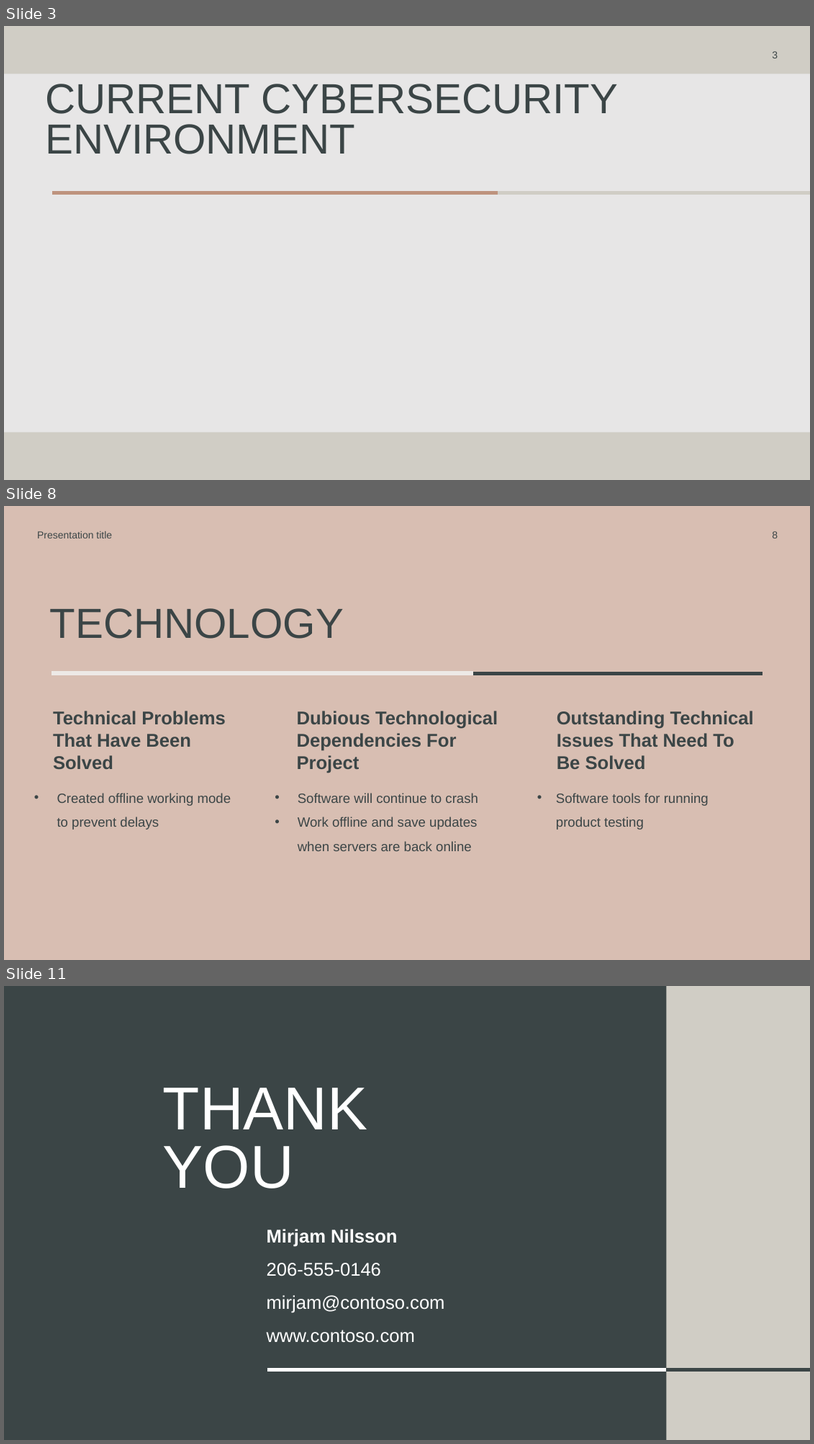
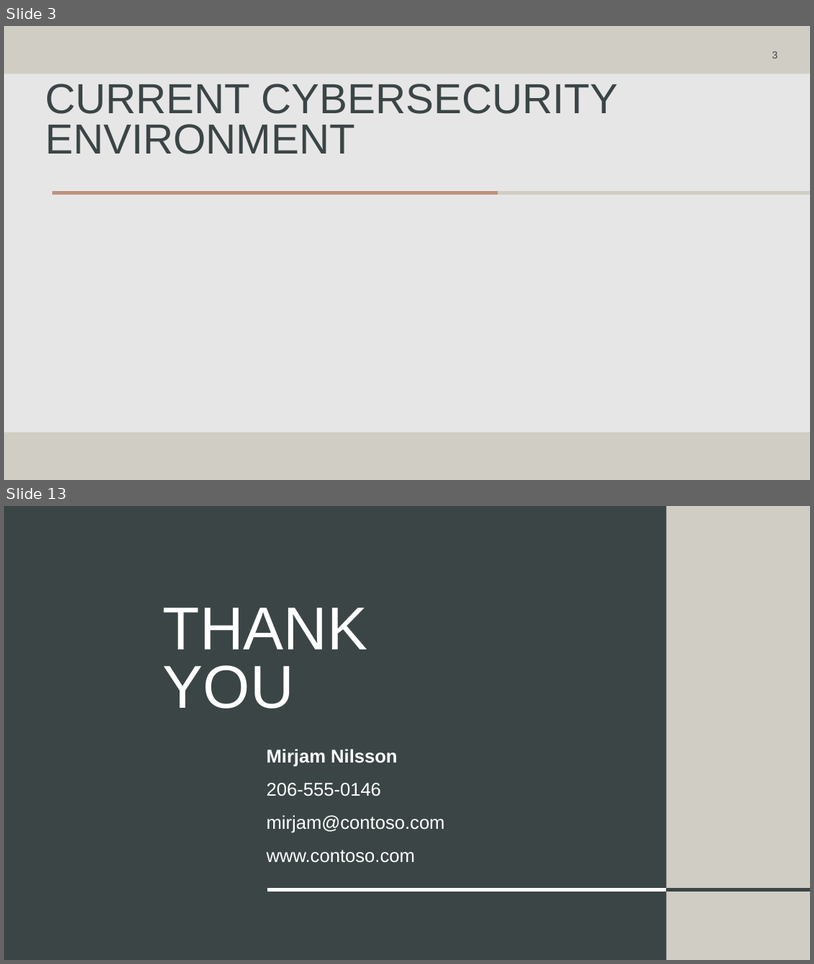
Before and after one commit to rcoon1/GCU-Masters, a slide deck: CYB-690/Topic 2/Security Framework RCoon.pptx. Shown one above the other, each under a label of ours: slides 3, 8 and 11 before the commit, slides 3 and 13 after it; the slides between them are not shown. The pictures are 814x1444 and 814x964 pixels, drawn with LibreOffice and Linux fonts; fonts in the diff are those of the drawing. Boxes give left, top, right and bottom in pixels: in the first picture for what was removed or moved away, otherwise in the second. Text is boxed around its words. In the diff, an @@ line names an element or a change of style, - is before the commit and + after.

```diff
--- a/CYB-690/Topic 2/Security Framework RCoon.pptx
+++ b/CYB-690/Topic 2/Security Framework RCoon.pptx
@@ slide 8 removed at [4, 506, 810, 960], background #D8BEB2 @@
@@ text removed at [37, 531, 112, 538] @@
-Presentation title
@@ page number removed at [772, 531, 778, 538] @@
-8
@@ title removed at [50, 608, 344, 638] @@
-TECHNOLOGY
@@ line removed from (52, 673) to (474, 673) @@
@@ line removed from (474, 674) to (763, 674) @@
@@ text removed at [53, 710, 226, 769] @@
-Technical Problems That Have Been
-Solved
@@ text removed at [297, 710, 498, 773] @@
-Dubious Technological Dependencies For Project
@@ text removed at [557, 710, 754, 769] @@
-Outstanding Technical Issues That Need To Be Solved
@@ text removed at [57, 793, 232, 829] @@
-• Created offline working mode to prevent delays
@@ text removed at [298, 793, 478, 851] @@
-• Software will continue to crash
-• Work offline and save updates when servers are back online
@@ text removed at [556, 793, 709, 829] @@
-• Software tools for running product testing
@@ what was slide 11 is now slide 13 @@
```
Also in this commit, not shown: 9 slides added, 6 other slides removed.
